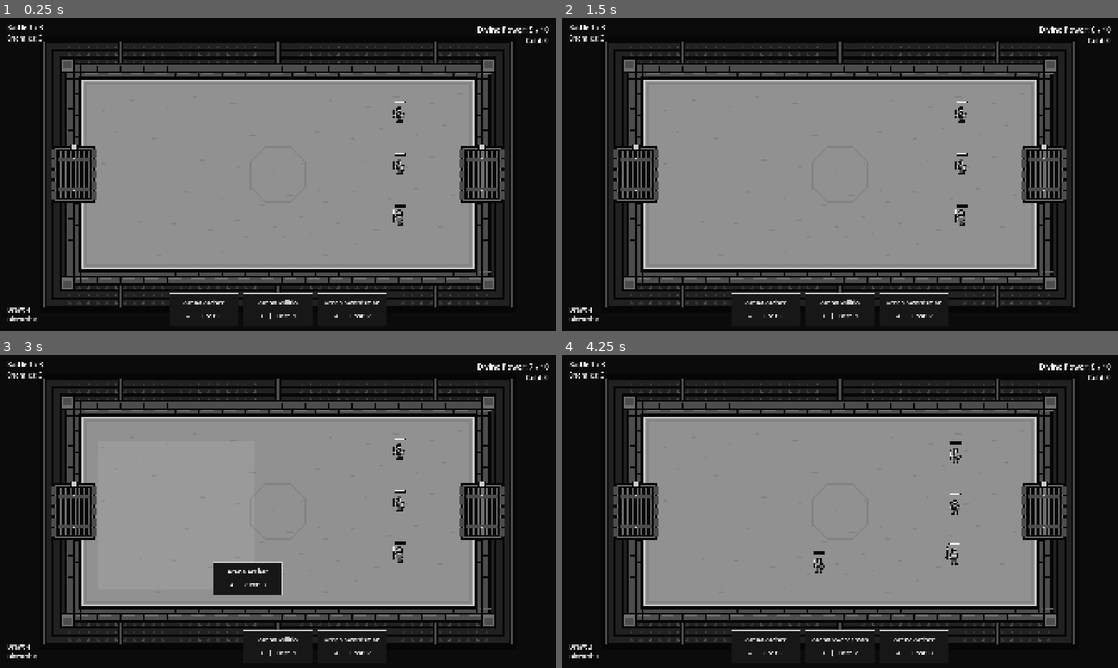
Above: before the commit, frames 1-4 (two rows, left to right).
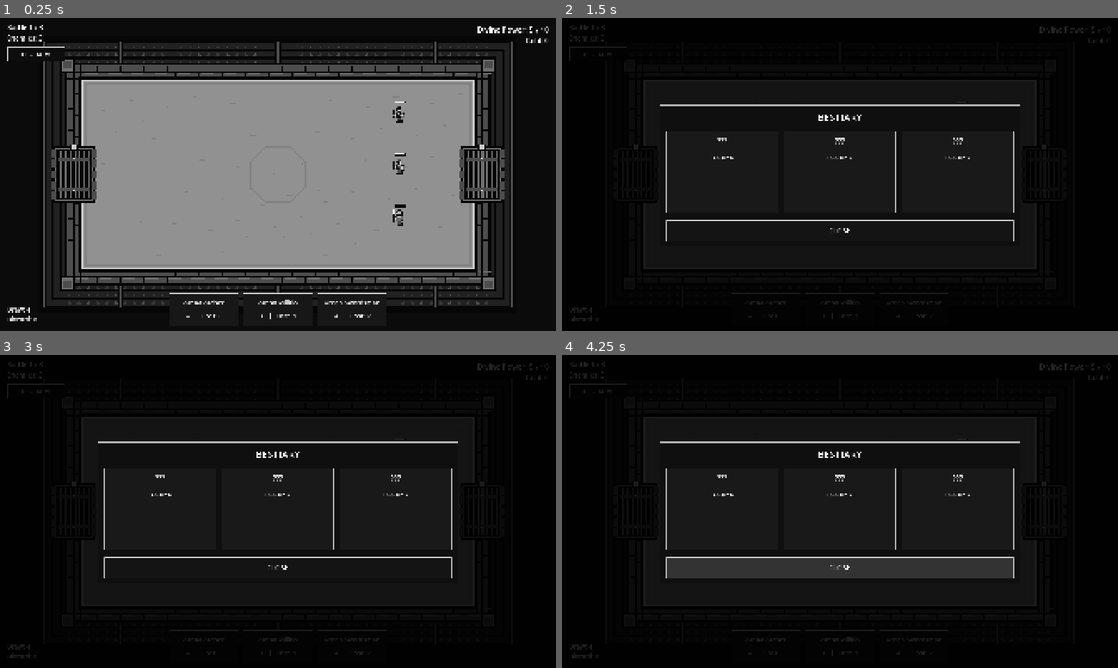
Above: after the commit, the same moments.

Repository: JoshuaLi-hua/divine-coliseum
Game: Godot game, scene res://scenes/main/main.tscn
Two runs of this game, one before a commit and one after it. Both use one fixed random seed, a clock stepped at 60 frames per second and the inputs below.
Inputs (mouse positions are in pixels of both pictures, inside the frame that each line leads up to):
- Up to frame 1 (0.25 s): no input
- Up to frame 2 (1.5 s): click (595, 55) at 0.5 s, where only the run after the commit has a clickable "BESTIARY"; click (595, 55) at 1.25 s, where only the run after the commit has a clickable "BESTIARY"
- Up to frame 3 (3 s): click (33, 392) at 2 s, where only the run after the commit has a clickable "BESTIARY"; drag from (205, 646) to (333, 442) at 2.77 s
- Up to frame 4 (4.25 s): drag from (840, 646) to (812, 574) at 3.52 s

The runs differ from the first frame. In frame 1, 0.1% of the frame differs, in the area x 1-12%, y 9-14%; in frame 2, 60%, in the area x 1-99%, y 2-97%; in frame 3, 59%; in frame 4, 60%.

Commit message:
Divine Coliseum - Step 21 Permanent Unlocks and Bestiary

Diff:
--- a/autoload/game_manager.gd
+++ b/autoload/game_manager.gd
@@ -1,5 +1,5 @@
 extends Node
-## Session unlocks outlive scene replacement; currencies and Champion are run state.
+## Permanent monster unlocks are loaded once; currencies and Champion are run state.
 signal divine_power_changed(value: float)
 signal gold_changed(value: int)
 var gold: int = 0
@@ -54,6 +54,11 @@
 signal monster_unlocked(data: MonsterData)
 var _unlocked_monsters: Dictionary[StringName, MonsterData] = {}
 
+func _ready() -> void:
+	for id: StringName in MonsterProgress.load_ids():
+		var card: CardData = CardCatalog.MONSTER_CARDS[id]
+		_unlocked_monsters[id] = card.monster
+
 func get_unlocked_monster_ids() -> Array[StringName]:
 	return _unlocked_monsters.keys()
 
@@ -61,10 +66,12 @@
 	if unit.team != Unit.Team.ENEMY or not unit.is_dead or unit.monster == null or unit.monster.id == &"":
 		return false
 	var id: StringName = unit.monster.id
-	if _unlocked_monsters.has(id):
+	if not CardCatalog.MONSTER_CARDS.has(id) or _unlocked_monsters.has(id):
 		return false
-	_unlocked_monsters[id] = unit.monster
-	monster_unlocked.emit(unit.monster)
+	var card: CardData = CardCatalog.MONSTER_CARDS[id]
+	_unlocked_monsters[id] = card.monster
+	MonsterProgress.save_ids(get_unlocked_monster_ids())
+	monster_unlocked.emit(card.monster)
 	return true
 
 
--- a/scenes/cards/abyssal_giant_spider.tres
+++ b/scenes/cards/abyssal_giant_spider.tres
@@ -1,8 +1,10 @@
-[gd_resource type="Resource" script_class="CardData" load_steps=3 format=3]
+[gd_resource type="Resource" script_class="CardData" load_steps=4 format=3]
 [ext_resource type="Script" path="res://scenes/cards/card_data.gd" id="1"]
 [ext_resource type="PackedScene" path="res://scenes/units/abyssal_giant_spider.tscn" id="2"]
+[ext_resource type="Resource" path="res://scenes/monsters/abyssal_giant_spider.tres" id="3"]
 [resource]
 script = ExtResource("1")
+monster = ExtResource("3")
 display_name = "Abyssal Giant Spider"
 divine_power_cost = 2
 unit_scene = ExtResource("2")
--- a/scenes/cards/card_data.gd
+++ b/scenes/cards/card_data.gd
@@ -4,6 +4,7 @@
 @export var display_name: String = "Unit"
 @export var divine_power_cost: int = 0
 @export var unit_scene: PackedScene
+@export var monster: MonsterData
 
 # Immutable per-type profiles, indexed by star level minus one.
 @export var health_by_level: Array[int] = []
--- a/scenes/cards/cave_troll.tres
+++ b/scenes/cards/cave_troll.tres
@@ -1,8 +1,10 @@
-[gd_resource type="Resource" script_class="CardData" load_steps=3 format=3]
+[gd_resource type="Resource" script_class="CardData" load_steps=4 format=3]
 [ext_resource type="Script" path="res://scenes/cards/card_data.gd" id="1"]
 [ext_resource type="PackedScene" path="res://scenes/units/cave_troll.tscn" id="2"]
+[ext_resource type="Resource" path="res://scenes/monsters/cave_troll.tres" id="3"]
 [resource]
 script = ExtResource("1")
+monster = ExtResource("3")
 display_name = "Cave Troll"
 divine_power_cost = 5
 unit_scene = ExtResource("2")
--- a/scenes/cards/wasteland_orc.tres
+++ b/scenes/cards/wasteland_orc.tres
@@ -1,8 +1,10 @@
-[gd_resource type="Resource" script_class="CardData" load_steps=3 format=3]
+[gd_resource type="Resource" script_class="CardData" load_steps=4 format=3]
 [ext_resource type="Script" path="res://scenes/cards/card_data.gd" id="1"]
 [ext_resource type="PackedScene" path="res://scenes/units/wasteland_orc.tscn" id="2"]
+[ext_resource type="Resource" path="res://scenes/monsters/wasteland_orc.tres" id="3"]
 [resource]
 script = ExtResource("1")
+monster = ExtResource("3")
 display_name = "Wasteland Orc"
 divine_power_cost = 2
 unit_scene = ExtResource("2")
--- a/scenes/main/main.tscn
+++ b/scenes/main/main.tscn
@@ -114,3 +114,17 @@
 theme_override_styles/pressed = SubResource("Style_new_run_hover")
 theme_override_styles/focus = SubResource("Style_new_run_hover")
 text = "NEW RUN"
+
+
+[node name="Bestiary" type="Button" parent="CombatUI/Screen"]
+process_mode = 3
+offset_left = 24.0
+offset_top = 100.0
+offset_right = 224.0
+offset_bottom = 152.0
+disabled = true
+theme_override_font_sizes/font_size = 22
+theme_override_styles/normal = SubResource("Style_new_run")
+theme_override_styles/hover = SubResource("Style_new_run_hover")
+theme_override_styles/pressed = SubResource("Style_new_run_hover")
+text = "BESTIARY"
--- a/scenes/monsters/abyssal_giant_spider.tres
+++ b/scenes/monsters/abyssal_giant_spider.tres
@@ -4,3 +4,4 @@
 script = ExtResource("1")
 id = &"abyssal_giant_spider"
 display_name = "Abyssal Giant Spider"
+role = "Fast Melee"
--- a/scenes/monsters/cave_troll.tres
+++ b/scenes/monsters/cave_troll.tres
@@ -4,3 +4,4 @@
 script = ExtResource("1")
 id = &"cave_troll"
 display_name = "Cave Troll"
+role = "Heavy Tank"
--- a/scenes/monsters/monster_data.gd
+++ b/scenes/monsters/monster_data.gd
@@ -3,3 +3,4 @@
 ## Stable type identity shared by all instances; no run state in this resource.
 @export var id: StringName
 @export var display_name: String
+@export var role: String
--- /dev/null
+++ b/scenes/monsters/monster_progress.gd
@@ -0,0 +1,64 @@
+class_name MonsterProgress
+extends RefCounted
+## Only permanent monster IDs are stored here. No currencies or run data.
+const SAVE_PATH: String = "user://meta_progress.json"
+const VERSION: int = 1
+
+static func load_ids(path: String = SAVE_PATH) -> Array[StringName]:
+	var ids: Array[StringName] = []
+	if not FileAccess.file_exists(path):
+		return ids
+	var file: FileAccess = FileAccess.open(path, FileAccess.READ)
+	if file == null:
+		push_warning("Cannot read monster progress at %s: %s. Starting with no unlocks." % [path, error_string(FileAccess.get_open_error())])
+		return ids
+	var text: String = file.get_as_text()
+	var read_error: Error = file.get_error()
+	file.close()
+	if read_error != OK and read_error != ERR_FILE_EOF:
+		push_warning("Cannot read monster progress at %s: %s. Starting with no unlocks." % [path, error_string(read_error)])
+		return ids
+	var json := JSON.new()
+	if json.parse(text) != OK:
+		push_warning("Invalid monster progress JSON at %s, line %d: %s. File left untouched; starting with no unlocks." % [path, json.get_error_line(), json.get_error_message()])
+		return ids
+	var data: Variant = json.data
+	if not data is Dictionary or data.get("version") != VERSION:
+		push_warning("Unsupported monster progress format/version at %s. File left untouched; starting with no unlocks." % path)
+		return ids
+	var saved: Variant = data.get("unlocked_monsters", [])
+	if not saved is Array:
+		push_warning("Invalid unlocked_monsters list at %s. File left untouched; starting with no unlocks." % path)
+		return ids
+	for entry: Variant in saved:
+		if entry is String:
+			var id := StringName(entry)
+			if CardCatalog.MONSTER_CARDS.has(id) and not ids.has(id):
+				ids.append(id)
+	return ids
+
+static func save_ids(ids: Array[StringName], path: String = SAVE_PATH) -> bool:
+	var recognized: Array[String] = []
+	for id: StringName in ids:
+		if CardCatalog.MONSTER_CARDS.has(id) and not recognized.has(String(id)):
+			recognized.append(String(id))
+	recognized.sort()
+	# Replace only after a complete write, so interrupted writes retain the old save.
+	var temporary: String = path + ".tmp"
+	var file: FileAccess = FileAccess.open(temporary, FileAccess.WRITE)
+	if file == null:
+		return _write_failed(path, FileAccess.get_open_error())
+	file.store_string(JSON.stringify({"version": VERSION, "unlocked_monsters": recognized}, "\t") + "\n")
+	file.flush()
+	var write_error: Error = file.get_error()
+	file.close()
+	if write_error != OK:
+		return _write_failed(path, write_error)
+	var rename_error: Error = DirAccess.rename_absolute(ProjectSettings.globalize_path(temporary), ProjectSettings.globalize_path(path))
+	if rename_error != OK:
+		return _write_failed(path, rename_error)
+	return true
+
+static func _write_failed(path: String, error: Error) -> bool:
+	push_warning("Could not save monster progress at %s: %s. Unlocks remain available this session but may not survive closing the game." % [path, error_string(error)])
+	return false
--- a/scenes/monsters/wasteland_orc.tres
+++ b/scenes/monsters/wasteland_orc.tres
@@ -4,3 +4,4 @@
 script = ExtResource("1")
 id = &"wasteland_orc"
 display_name = "Wasteland Orc"
+role = "Melee Bruiser"
--- /dev/null
+++ b/scenes/ui/bestiary_overlay.gd
@@ -0,0 +1,107 @@
+extends Control
+## Read-only view. This overlay alone owns/restores the pause it requested.
+signal closed
+var entries: Array[VBoxContainer] = []
+var close_button: Button
+var _was_paused: bool = false
+var _opened: bool = false
+
+func _ready() -> void:
+	process_mode = Node.PROCESS_MODE_ALWAYS
+	set_anchors_and_offsets_preset(Control.PRESET_FULL_RECT)
+	mouse_filter = Control.MOUSE_FILTER_STOP
+	var shade := ColorRect.new()
+	shade.color = Color(0, 0, 0, 0.86)
+	shade.set_anchors_and_offsets_preset(Control.PRESET_FULL_RECT)
+	add_child(shade)
+	var panel := PanelContainer.new()
+	add_child(panel)
+	panel.set_anchors_and_offsets_preset(Control.PRESET_CENTER)
+	panel.offset_left = -620
+	panel.offset_right = 620
+	panel.offset_top = -240
+	panel.offset_bottom = 240
+	panel.add_theme_stylebox_override("panel", _style(Color(0.06, 0.06, 0.06)))
+	var column := VBoxContainer.new()
+	column.add_theme_constant_override("separation", 24)
+	panel.add_child(column)
+	var title := Label.new()
+	title.text = "BESTIARY"
+	title.horizontal_alignment = HORIZONTAL_ALIGNMENT_CENTER
+	title.add_theme_font_size_override("font_size", 34)
+	column.add_child(title)
+	var row := HBoxContainer.new()
+	row.add_theme_constant_override("separation", 18)
+	column.add_child(row)
+	for id: StringName in CardCatalog.MONSTER_CARDS:
+		var entry_panel := PanelContainer.new()
+		entry_panel.size_flags_horizontal = Control.SIZE_EXPAND_FILL
+		entry_panel.add_theme_stylebox_override("panel", _style(Color(0.1, 0.1, 0.1)))
+		row.add_child(entry_panel)
+		var entry := VBoxContainer.new()
+		entry.set_meta("monster_id", id)
+		entry.custom_minimum_size = Vector2(340, 250)
+		entry.add_theme_constant_override("separation", 22)
+		entry_panel.add_child(entry)
+		var name_label := Label.new()
+		name_label.name = "MonsterName"
+		name_label.horizontal_alignment = HORIZONTAL_ALIGNMENT_CENTER
+		name_label.add_theme_font_size_override("font_size", 26)
+		entry.add_child(name_label)
+		var detail := Label.new()
+		detail.name = "Details"
+		detail.horizontal_alignment = HORIZONTAL_ALIGNMENT_CENTER
+		detail.add_theme_font_size_override("font_size", 22)
+		entry.add_child(detail)
+		entries.append(entry)
+	close_button = Button.new()
+	close_button.text = "CLOSE"
+	close_button.custom_minimum_size.y = 56
+	close_button.add_theme_font_size_override("font_size", 24)
+	close_button.add_theme_stylebox_override("normal", _style(Color(0.08, 0.08, 0.08)))
+	close_button.add_theme_stylebox_override("hover", _style(Color(0.2, 0.2, 0.2)))
+	close_button.add_theme_stylebox_override("pressed", _style(Color(0.2, 0.2, 0.2)))
+	column.add_child(close_button)
+	close_button.pressed.connect(close)
+	hide()
+
+func _style(background: Color) -> StyleBoxFlat:
+	var style := StyleBoxFlat.new()
+	style.bg_color = background
+	style.border_color = Color(0.7, 0.7, 0.7)
+	style.set_border_width_all(2)
+	style.set_content_margin_all(18)
+	return style
+
+func open() -> void:
+	if _opened:
+		return
+	var unlocked: Array[StringName] = GameManager.get_unlocked_monster_ids()
+	for entry: VBoxContainer in entries:
+		var id: StringName = entry.get_meta("monster_id")
+		var name_label: Label = entry.get_node("MonsterName")
+		var detail: Label = entry.get_node("Details")
+		if not unlocked.has(id):
+			name_label.text = "???"
+			detail.text = "LOCKED"
+		else:
+			var card: CardData = CardCatalog.MONSTER_CARDS[id]
+			name_label.text = card.monster.display_name
+			detail.text = "Role: %s\nHP: %d\nDamage: %d\nDivine Power Cost: %d" % [card.monster.role, card.health_by_level[0], card.damage_by_level[0], card.divine_power_cost]
+	_was_paused = get_tree().paused
+	_opened = true
+	show()
+	get_tree().paused = true
+	close_button.grab_focus()
+
+func close() -> void:
+	if not _opened:
+		return
+	_opened = false
+	hide()
+	get_tree().paused = _was_paused
+	closed.emit()
+
+func _exit_tree() -> void:
+	if _opened:
+		get_tree().paused = _was_paused
--- a/scenes/ui/combat_ui.gd
+++ b/scenes/ui/combat_ui.gd
@@ -1,4 +1,7 @@
 extends CanvasLayer
+
+const BESTIARY_OVERLAY = preload("res://scenes/ui/bestiary_overlay.gd")
+var _bestiary: Control
 
 const UNLOCK_NOTICE = preload("res://scenes/ui/monster_unlock_notice.gd")
 var _unlock_notice: Control
@@ -49,6 +52,10 @@
 	_unlock_notice = UNLOCK_NOTICE.new()
 	$Screen.add_child(_unlock_notice)
 	GameManager.monster_unlocked.connect(_unlock_notice.enqueue)
+	_bestiary = BESTIARY_OVERLAY.new()
+	$Screen.add_child(_bestiary)
+	_bestiary.closed.connect(_on_bestiary_closed)
+	$Screen/Bestiary.pressed.connect(_open_bestiary)
 	_rebuild_hand()
 	_battle.changed.connect(_update_battle)
 	$Screen/NewRun.pressed.connect(_new_run)
@@ -57,7 +64,7 @@
 	_power_label.text = "Divine Power: %d / 10" % floori(value)
 
 func _on_dragging_changed(active: bool) -> void:
-	_region.visible = active
+	_region.visible = active and not _cards_locked()
 
 func _rebuild_hand() -> void:
 	for child: Node in _hand.get_children():
@@ -71,13 +78,13 @@
 		card.upgrade_level = deck.get_upgrade_level(card.card_id)
 		card.position = Vector2(float(slot) * 256.0 - (float(deck.hand.size()) * 256.0 - 16.0) / 2.0, 0)
 		_hand.add_child(card)
-		card.set_interaction_locked(_battle.between_battles or _battle.victory)
+		card.set_interaction_locked(_cards_locked())
 		card.dragging_changed.connect(_on_dragging_changed)
 		card.dropped.connect(_on_card_dropped)
 	$Screen/Piles.text = "Draw: %d\nDiscard: %d" % [deck.draw_pile.size(), deck.discard_pile.size()]
 
 func _on_card_dropped(card: SummonCard, viewport_position: Vector2) -> void:
-	if _battle.between_battles or _battle.victory or card.consumed or not deck.hand.has(card.card_id):
+	if _cards_locked() or card.consumed or not deck.hand.has(card.card_id):
 		return
 	var data: CardData = deck.definitions[card.card_id]
 	if _region.try_summon(data.unit_scene, viewport_position, data.divine_power_cost, data, deck.get_upgrade_level(card.card_id), deck.champion, card.card_id) == null:
@@ -104,10 +111,11 @@
 		_shop.configure_offers(_shop_cards)
 	_shop.visible = _battle.shop_open
 	$Screen/NewRun.visible = _battle.victory
+	$Screen/Bestiary.disabled = not _can_open_bestiary()
 	_refresh_shop()
 	for card: SummonCard in _hand.get_children():
-		card.set_interaction_locked(_battle.between_battles or _battle.victory)
-	if _battle.between_battles or _battle.victory:
+		card.set_interaction_locked(_cards_locked())
+	if _cards_locked():
 		_region.hide()
 
 func _update_gold(value: int) -> void:
@@ -187,7 +195,7 @@
 
 
 func _new_run() -> void:
-	if not _battle.victory or _restarting:
+	if not _battle.victory or _restarting or _bestiary.visible or get_tree().paused:
 		return
 	_restarting = true
 	$Screen/NewRun.disabled = true
@@ -195,9 +203,29 @@
 
 func _restart_scene() -> void:
 	# Scene replacement frees old units, deck, overlays and their signal connections.
-	# The GameManager autoload (and its session unlock registry) survives.
+	# The GameManager autoload (and its permanent unlock registry) survives.
 	var result: Error = get_tree().reload_current_scene()
 	if result != OK:
 		_restarting = false
 		$Screen/NewRun.disabled = false
 		push_error("Could not start a new run: %s" % error_string(result))
+
+
+func _cards_locked() -> bool:
+	return get_tree().paused or _battle.between_battles or _battle.victory or (is_instance_valid(_bestiary) and _bestiary.visible)
+
+func _can_open_bestiary() -> bool:
+	return not _restarting and _battle.current_battle > 0 and not _battle.between_battles and not _battle.shop_open and not _reward.visible and not _shop.visible and not _shop.selecting
+
+func _open_bestiary() -> void:
+	if not _can_open_bestiary() or _bestiary.visible:
+		return
+	_bestiary.open()
+	for card: SummonCard in _hand.get_children():
+		card.set_interaction_locked(true)
+	_region.hide()
+
+func _on_bestiary_closed() -> void:
+	for card: SummonCard in _hand.get_children():
+		card.set_interaction_locked(_cards_locked())
+	$Screen/Bestiary.disabled = not _can_open_bestiary()
Not shown, added: scenes/monsters/monster_progress.gd.uid
Not shown, added: scenes/ui/bestiary_overlay.gd.uid
